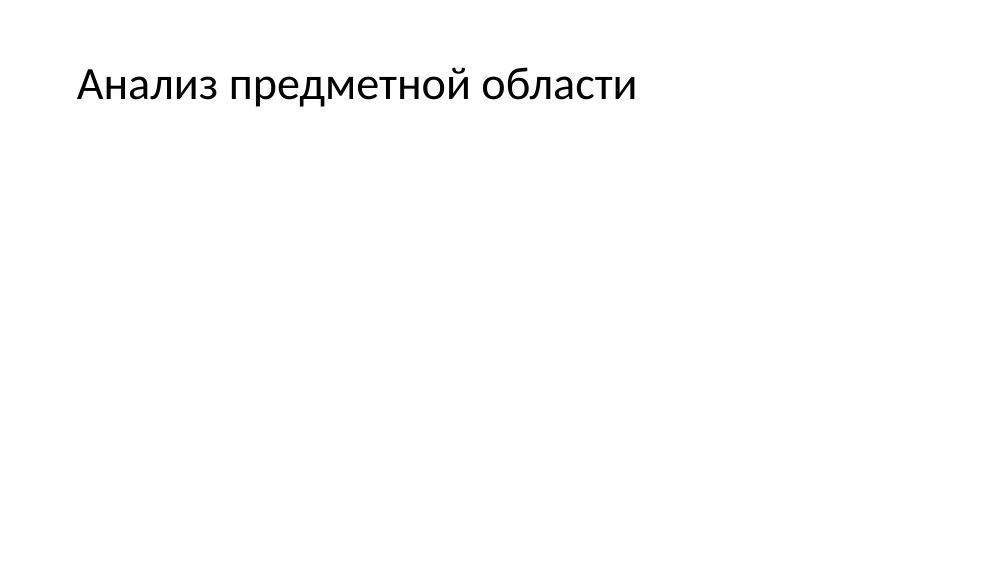
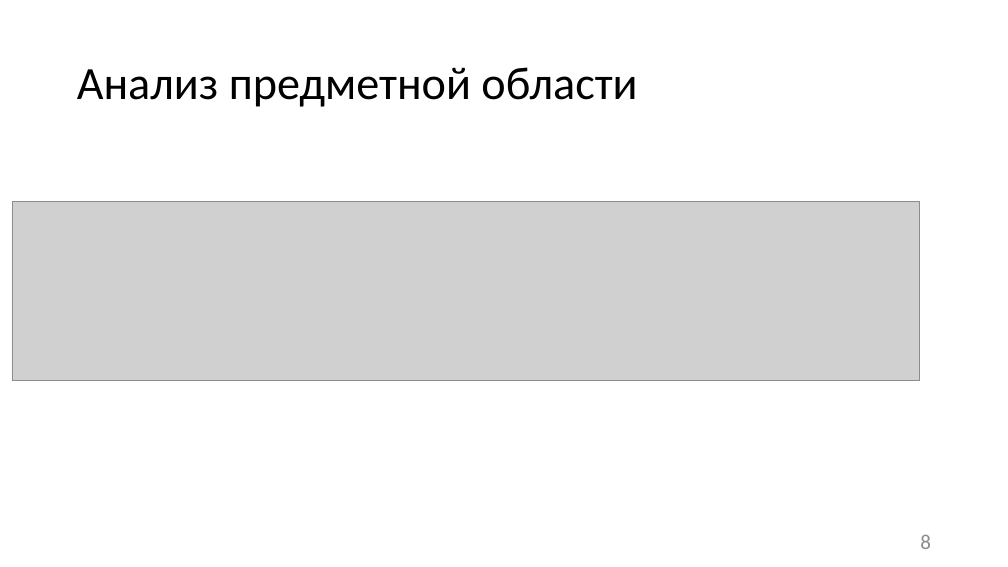
Before and after one commit to liza-dobrynina/MyCosts, a slide deck: slide 8 of Документация/Презентация.pptx (slide 10 before the commit). Drawn at 1008x567 pixels with LibreOffice and Linux fonts; fonts in the diff are those of the drawing; grey boxes stand for pictures. Boxes give left, top, right and bottom in pixels: in the first picture for what was removed or moved away, otherwise in the second. Text is boxed around its words. In the diff, an @@ line names an element or a change of style, - is before the commit and + after.

```diff
--- a/Документация/Презентация.pptx
+++ b/Документация/Презентация.pptx
@@ picture added at box(13, 201, 920, 380) @@
@@ page number added at box(920, 535, 931, 549), 20 pt, text #8C8C8C @@
+8
```
Also in this commit, not shown: 14 other slides changed, 1 slide added, 2 slides removed.
